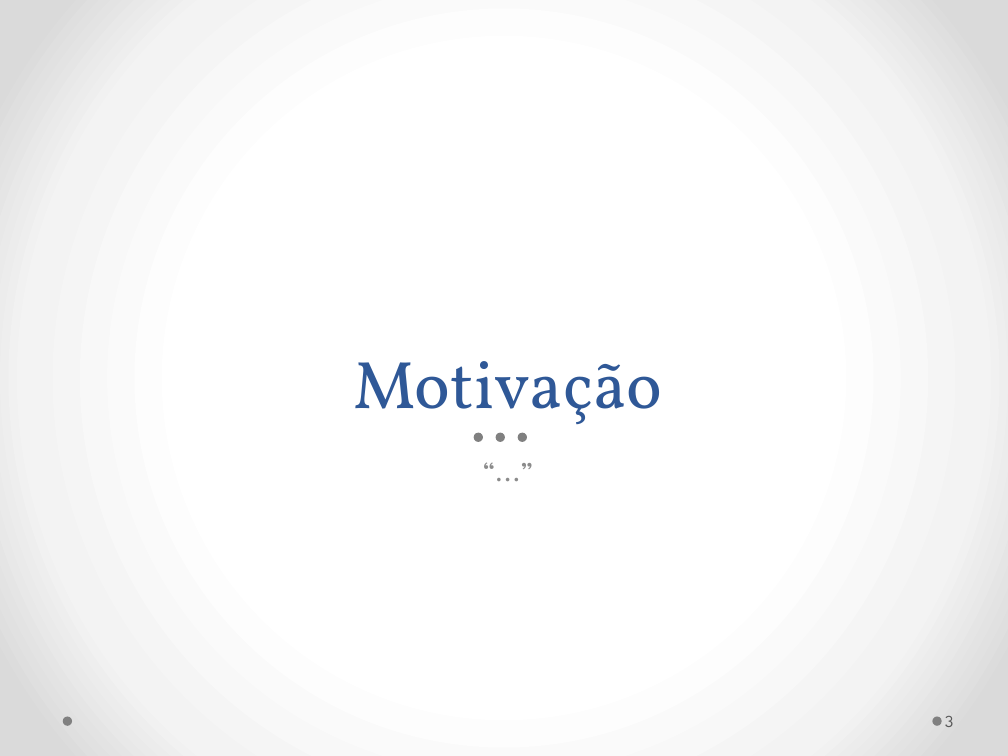
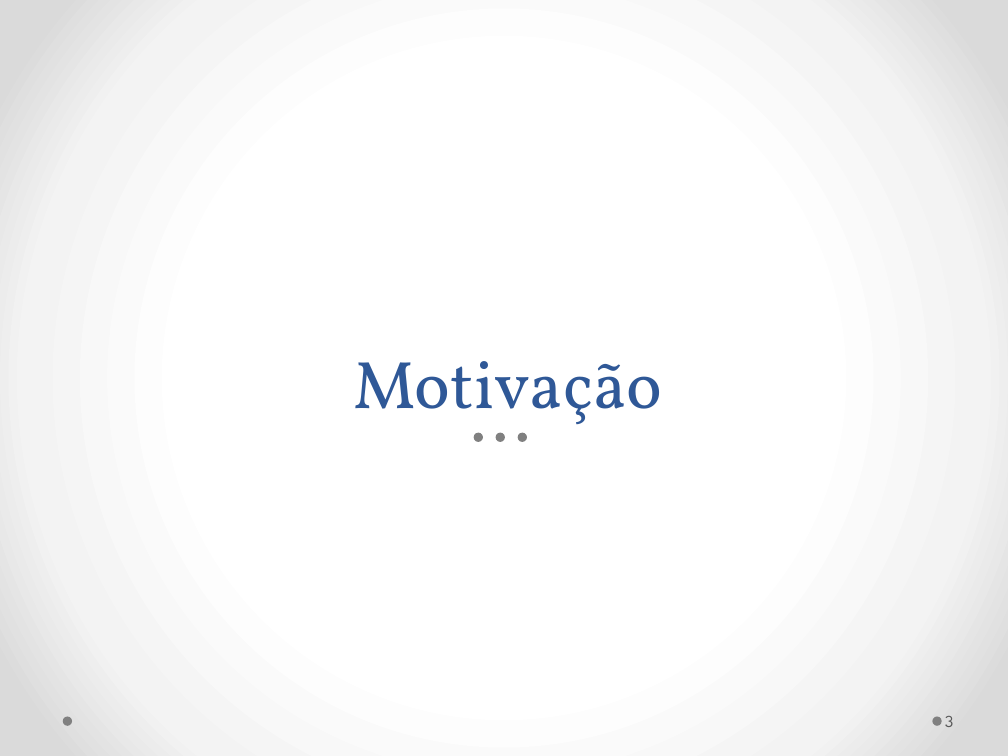
Before and after one commit to gmafonso/mestrado, a slide deck: slide 3 of Seminário/Seminário Dissertação Gladistone 2.pptx. Drawn at 1008x756 pixels with LibreOffice and Linux fonts; fonts in the diff are those of the drawing. Boxes give left, top, right and bottom in pixels: in the first picture for what was removed or moved away, otherwise in the second. Text is boxed around its words. In the diff, an @@ line names an element or a change of style, - is before the commit and + after.

```diff
--- a/Seminário/Seminário Dissertação Gladistone 2.pptx
+++ b/Seminário/Seminário Dissertação Gladistone 2.pptx
@@ text removed at (x1=80, y1=449, x2=936, y2=574) @@
-“...”
```
Also in this commit, not shown: 7 other slides changed, 14 slides added, 1 slide removed, 7 other files.
